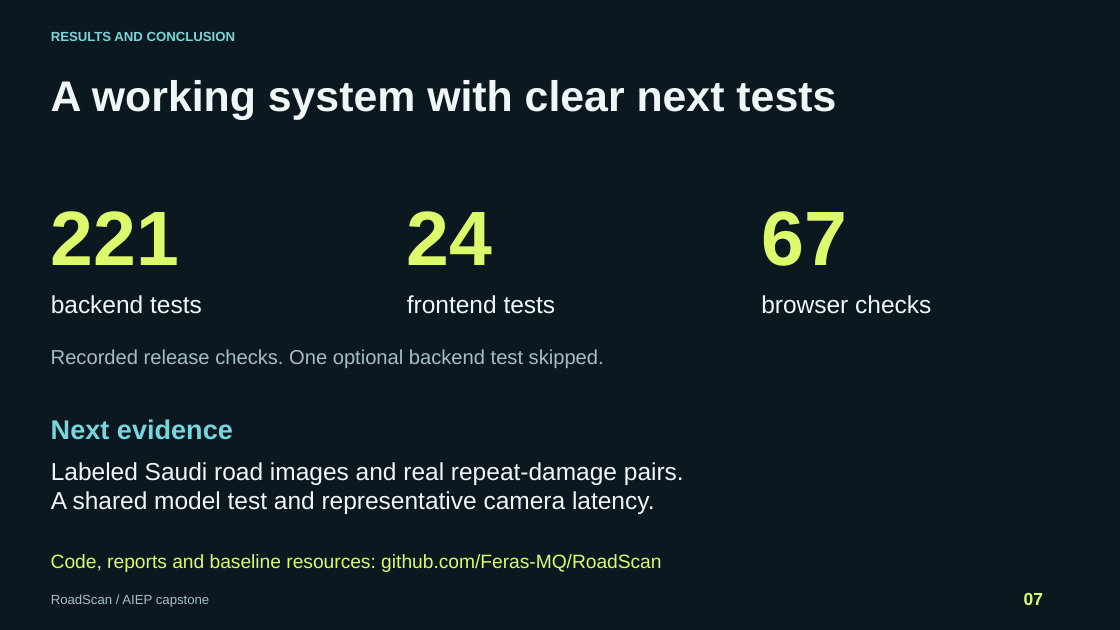
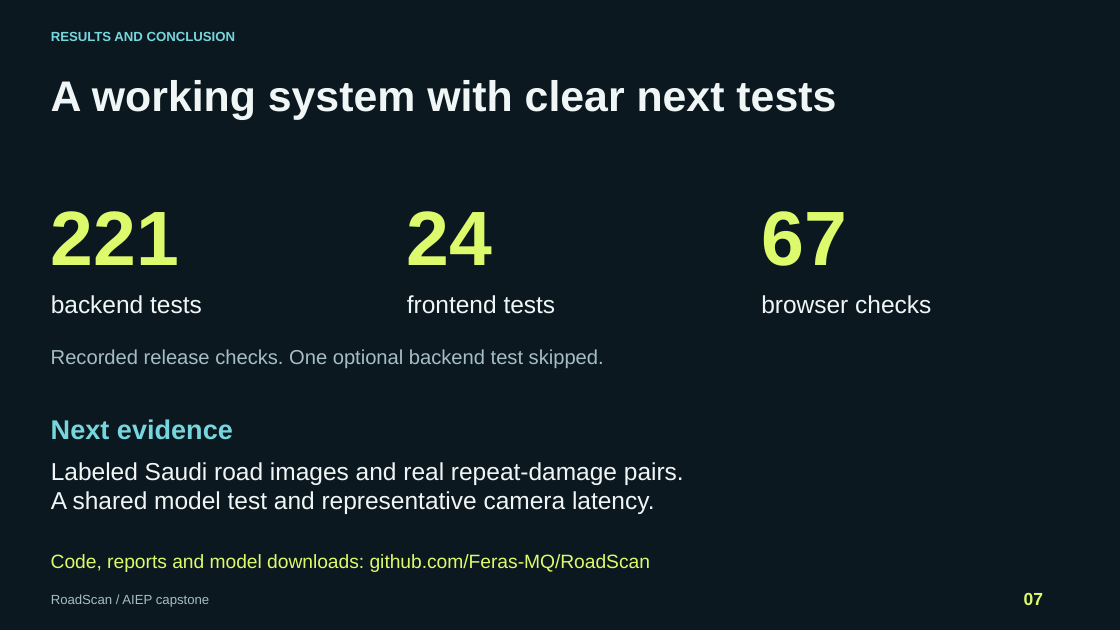
Before and after one commit to Feras-MQ/RoadScan, a slide deck: slide 7 of Deliverables/RoadScan-Presentation.pptx. Drawn at 1120x630 pixels with LibreOffice and Linux fonts; fonts in the diff are those of the drawing. Boxes give left, top, right and bottom in pixels: in the first picture for what was removed or moved away, otherwise in the second. Text is boxed around its words. In the diff, an @@ line names an element or a change of style, - is before the commit and + after.

Commit message:
Refresh presentation with current models and research limits

```diff
--- a/Deliverables/RoadScan-Presentation.pptx
+++ b/Deliverables/RoadScan-Presentation.pptx
@@ text at box(51, 554, 650, 572): text changed @@
-Code, reports and baseline resources: github.com/Feras-MQ/RoadScan
+Code, reports and model downloads: github.com/Feras-MQ/RoadScan
```
Also in this commit, not shown: 2 other slides changed, 1 slide added, 8 other files.
